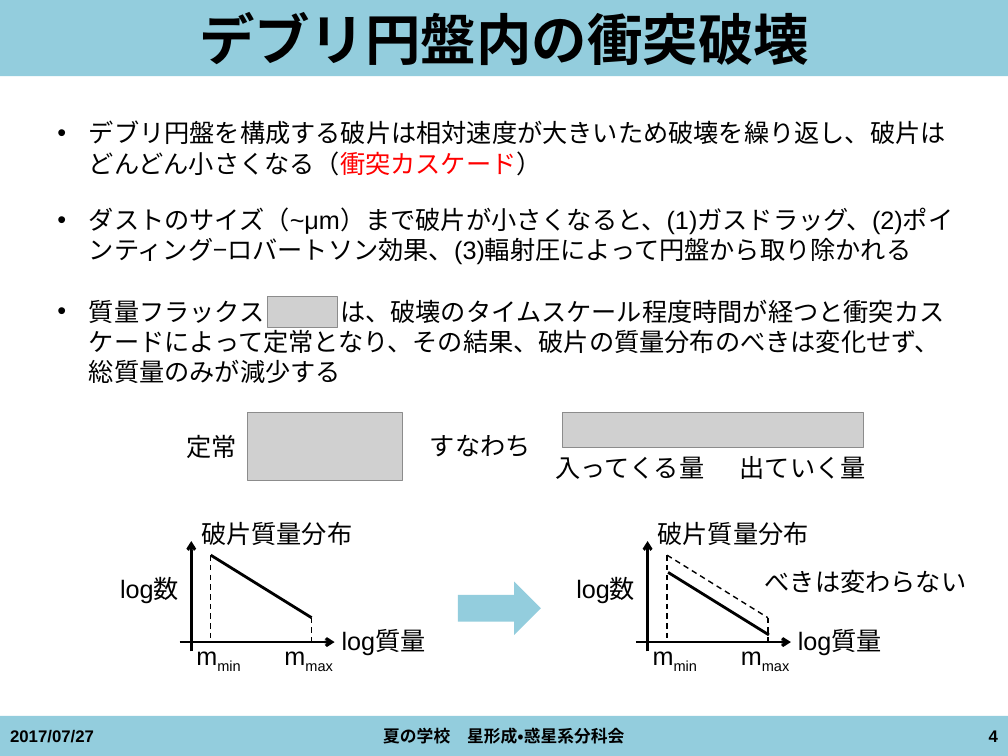
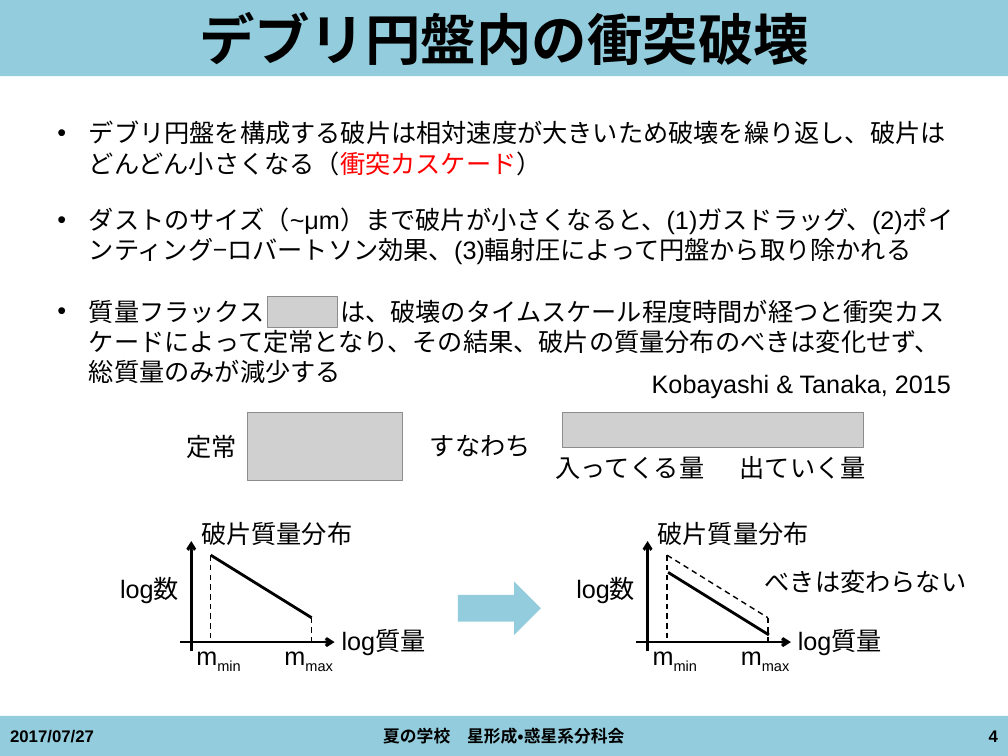
Before and after one commit to kazpc1215/Summer_School_2017, a slide deck: slide 4 of isoya20170727_ver1.pptx. Drawn at 1008x756 pixels with LibreOffice and Linux fonts; fonts in the diff are those of the drawing; grey boxes stand for pictures. Boxes give left, top, right and bottom in pixels: in the first picture for what was removed or moved away, otherwise in the second. Text is boxed around its words. In the diff, an @@ line names an element or a change of style, - is before the commit and + after.

```diff
--- a/isoya20170727_ver1.pptx
+++ b/isoya20170727_ver1.pptx
@@ text added at [652,374,951,398], 18 pt, text #000000 @@
+Kobayashi & Tanaka, 2015
```
Also in this commit, not shown: 6 other slides changed, 2 slides added.
